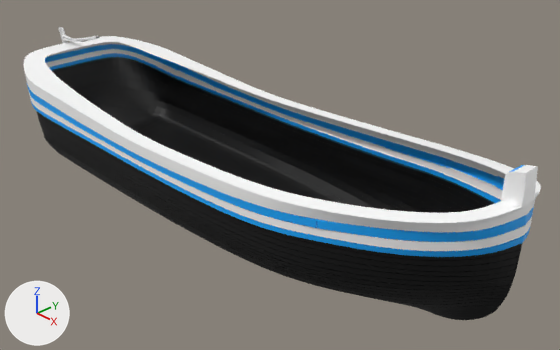
The Blender file Fragata Versions/FragataV4_Mastrov1.blend, before and after one commit.
Camera for both pictures: a 50 mm lens placed at (1.45, -1.201, 0.824), pointed at (0.076, 0.082, -0.096). Arrows for +X, +Y and +Z are at lower left; the lights stay in place. The same objects are shown in both versions, whatever each file hides.

Names of what the first picture shows: 'Casco_repo'.
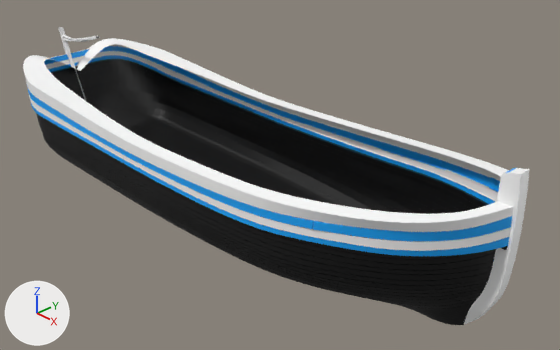
The change, as a diff of the scene's bpy script:
```diff
--- a/Fragata Versions/FragataV4_Mastrov1.blend.py
+++ b/Fragata Versions/FragataV4_Mastrov1.blend.py
@@ me_retopoflow_003 @@
 # used by ob_casco_repo; location = (0.0, 0.0, 0.0)
 # verts and faces of me_retopoflow_003; kept vertices keep their numbers, new ones are numbered from 947
 # before: 100 (-0.8, 0.0, 0.08), 132 (-0.87, 0.0, 0.08)
-me_retopoflow_003.from_pydata(...)  # 947 vertices, 865 faces; spans x -0.87..0.84, y 0.0..0.25, z -0.21..0.21
+me_retopoflow_003.from_pydata(...)  # 1006 vertices, 941 faces, 1 loose edge; spans x -0.87..0.84, y 0.0..0.25, z -0.21..0.21
+# me_retopoflow_003 part 1
+# 58 vertices are removed from x 0.75..0.84, y 0.0..0.1, z -0.16..0.12
+# 105 faces are deleted
+# 21 vertices in x 0.8..0.82, y 0.06..0.12, z -0.01..0.14 move by (-0.02, 0.0, 0.0)
+# 10 vertices in x 0.79..0.84, y 0.02, z 0.14..0.21 move by (0.0, -0.01, 0.0)
+# 6 vertices in x 0.79, y 0.04..0.05, z -0.06..-0.05 move by (-0.03, 0.0, -0.02)
+# 6 vertices in x 0.8, y 0.05..0.06, z -0.04..-0.03 move by (-0.03, 0.0, -0.01)
+# 4 vertices in x 0.82..0.84, y 0.0, z -0.08..0.05 move by (-0.04, 0.01, 0.0)
+# 3 vertices in x 0.77, y 0.02, z -0.1 move by (-0.02, 0.0, -0.02)
+# 24 vertices move from x 0.68..0.84, y 0.0..0.1, z -0.2..0.12 to x 0.69..0.83, y 0.0..0.1, z -0.21..0.12
+# 117 vertices are added at x 0.75..0.84, y 0.0..0.1, z -0.18..0.21
+# 1 loose edge is added
+# 82 new faces join them, mat_material_002 (black #000000)
+# 12 new faces join them, mat_material (blue #0ea7ff)
+# 87 new faces join them, mat_material_001 (white #ffffff)
+# me_retopoflow_003 part 2
+verts[100] = (-0.8, 0.0, 0.01)  # moved
+verts[132] = (-0.87, 0.0, 0.01)  # moved
 me_retopoflow_003.materials.append(mat_material)
@@ ob_casco_repo @@
 ob_casco_repo = bpy.data.objects.new('Casco_repo', me_retopoflow_003)
-ob_casco_repo.location = (0.0, 0.0, 0.0)
+ob_casco_repo.location = (-0.015, 0.005, -0.011)
 _m = ob_casco_repo.modifiers.new('Mirror', 'MIRROR')
```

Location of each change, [x1, y1, x2, y2] in pixels of the pictures (560 x 350 px; the box of a moved part takes in the faces that stretch with it):
'Casco_repo', reshaped, moved: before [23, 36, 541, 320]; after [23, 38, 529, 325]
part 1 of me_retopoflow_003, built on: before [389, 163, 541, 320]; after [384, 165, 529, 325]
part 2 of me_retopoflow_003, moved or reshaped: before [39, 38, 104, 56]; after [42, 43, 104, 71]
